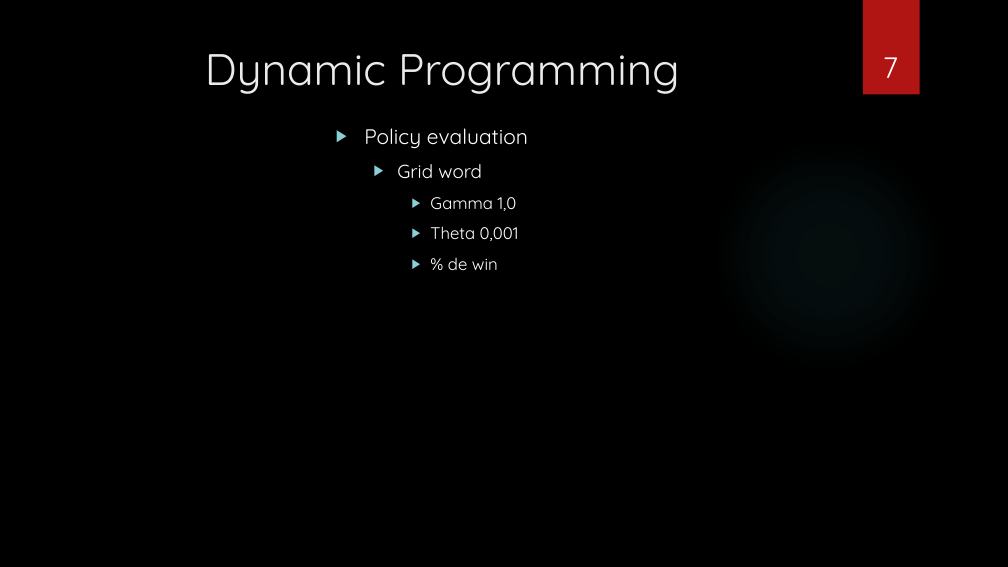
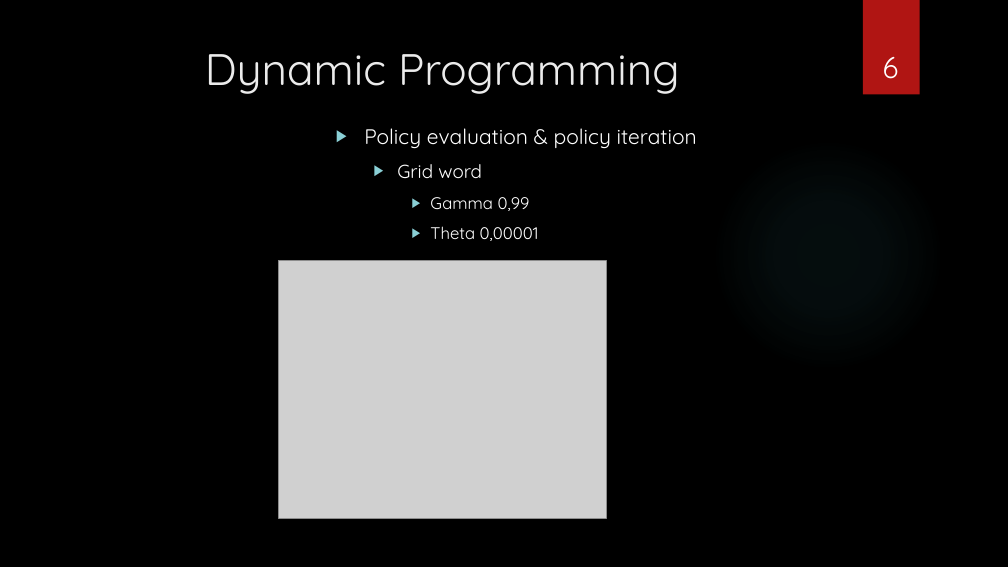
Before and after one commit to natane07/esgi_2021_4a_IABD_drl_sample_project, a slide deck: slide 6 of PPT_DRL.pptx (slide 7 before the commit). Drawn at 1008x567 pixels with LibreOffice and Linux fonts; fonts in the diff are those of the drawing; grey boxes stand for pictures; background and template pictures are left out. Boxes give left, top, right and bottom in pixels: in the first picture for what was removed or moved away, otherwise in the second. Text is boxed around its words. In the diff, an @@ line names an element or a change of style, - is before the commit and + after.

```diff
--- a/PPT_DRL.pptx
+++ b/PPT_DRL.pptx
@@ page number at [883,57,899,79]: text changed @@
-7
+6
@@ text at [364,128,697,149]: text changed @@
-▶ Policy evaluation
+▶ Policy evaluation & policy iteration
@@ text at [430,197,539,241]: text changed @@
-    ▶ Gamma 1,0
-    ▶ Theta 0,001
-    ▶ % de win
+    ▶ Gamma 0,99
+    ▶ Theta 0,00001
@@ picture added at [278,261,606,519] @@
```
Also in this commit, not shown: 6 other slides changed, 3 slides removed, 1 other file.
